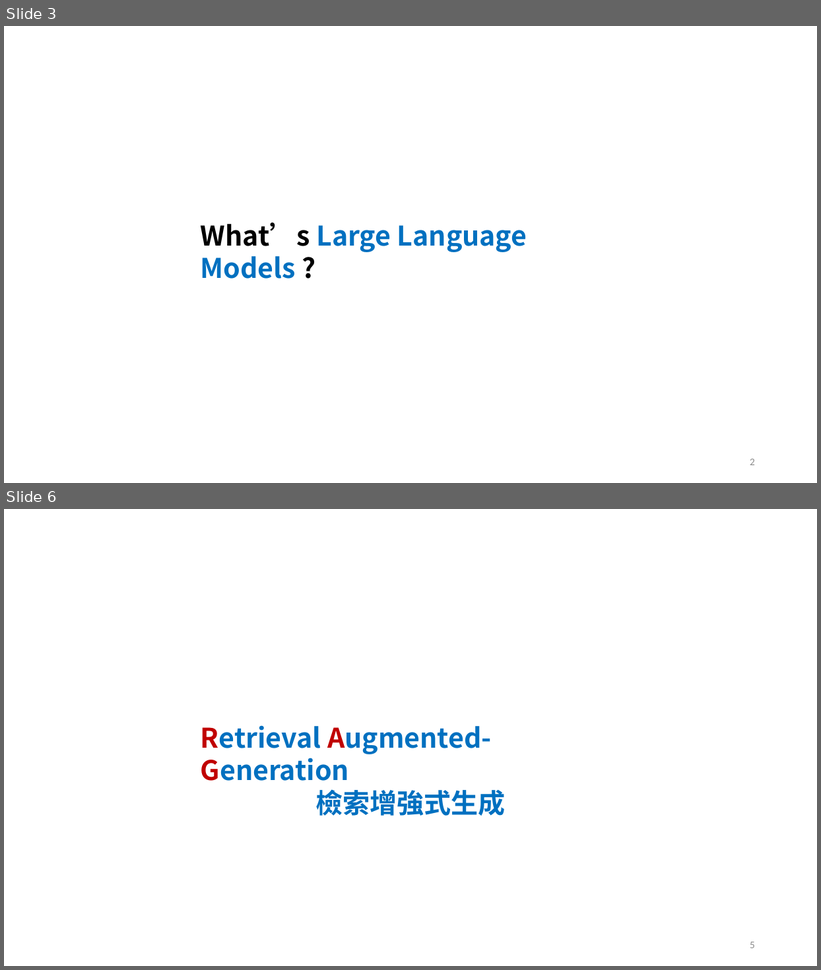
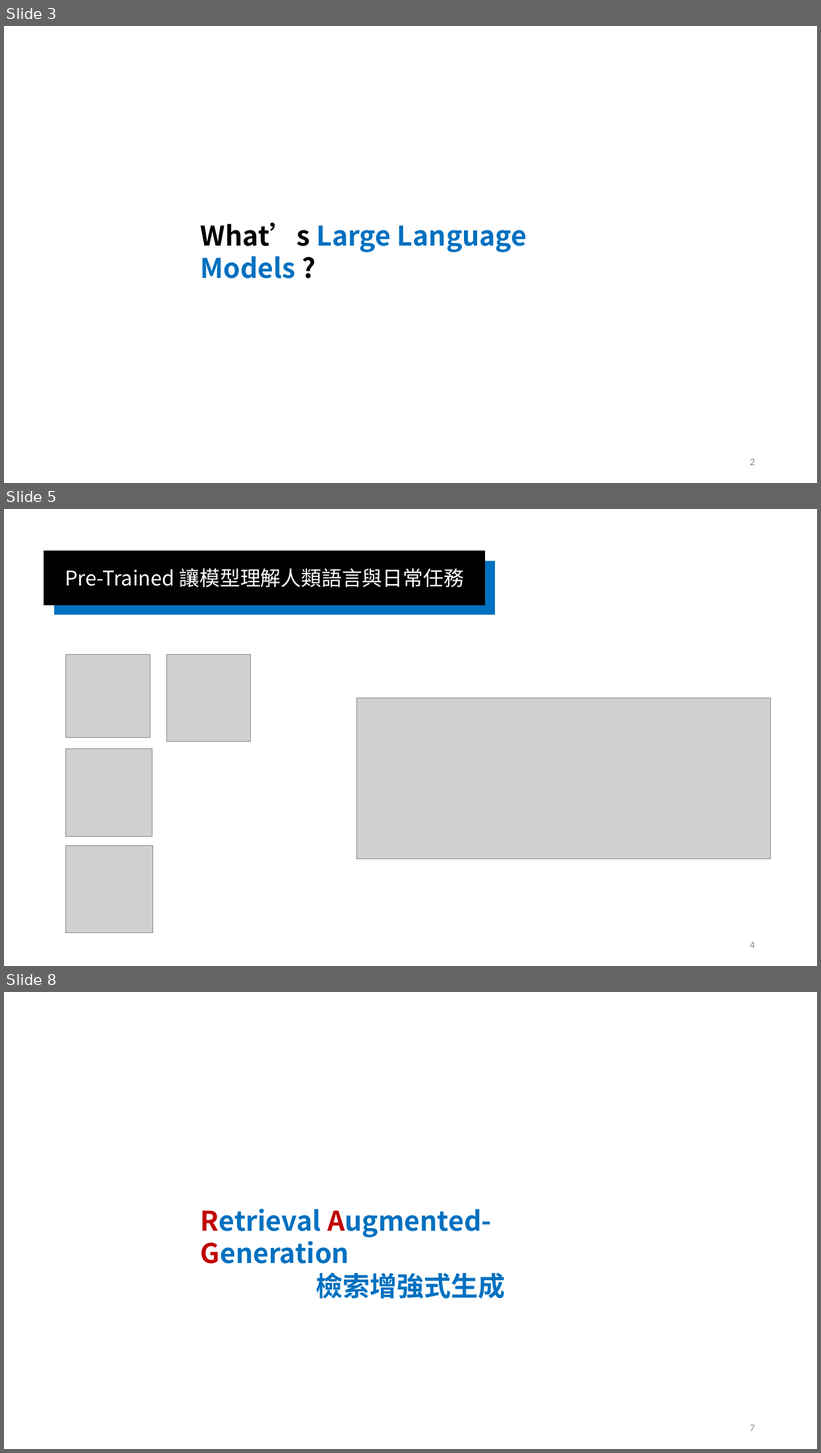
Before and after one commit to cathayins/llama_club, a slide deck: R1/R1.pptx. Shown one above the other, each under a label of ours: slides 3 and 6 before the commit, slides 3, 5 and 8 after it; the slides between them are not shown. The pictures are 821x970 and 821x1453 pixels, drawn with LibreOffice and Linux fonts; fonts in the diff are those of the drawing; grey boxes stand for pictures. Boxes give left, top, right and bottom in pixels: in the first picture for what was removed or moved away, otherwise in the second. Text is boxed around its words. In the diff, an @@ line names an element or a change of style, - is before the commit and + after.

```diff
--- a/R1/R1.pptx
+++ b/R1/R1.pptx
@@ slide 5 added at bbox=[4, 509, 817, 966], background #FFFFFF @@
@@ rectangle added at bbox=[44, 551, 485, 605], fill #000000, outline #000000 1 pt, 24 pt, text #FFFFFF @@
+Pre-Trained 讓模型理解人類語言與日常任務
@@ rectangle added at bbox=[54, 561, 495, 615], fill #0070C0 @@
@@ picture added at bbox=[65, 654, 150, 738] @@
@@ picture added at bbox=[167, 654, 251, 742] @@
@@ picture added at bbox=[356, 698, 771, 859] @@
@@ picture added at bbox=[65, 749, 152, 836] @@
@@ picture added at bbox=[65, 846, 153, 933] @@
@@ page number added at bbox=[750, 942, 755, 949], 12 pt, text #8C8C8C @@
+4
@@ what was slide 6 is now slide 8 @@
@@ page number at bbox=[750, 1425, 755, 1432]: text changed @@
-5
+7
```
Also in this commit, not shown: 7 slides changed, 2 other slides added.
